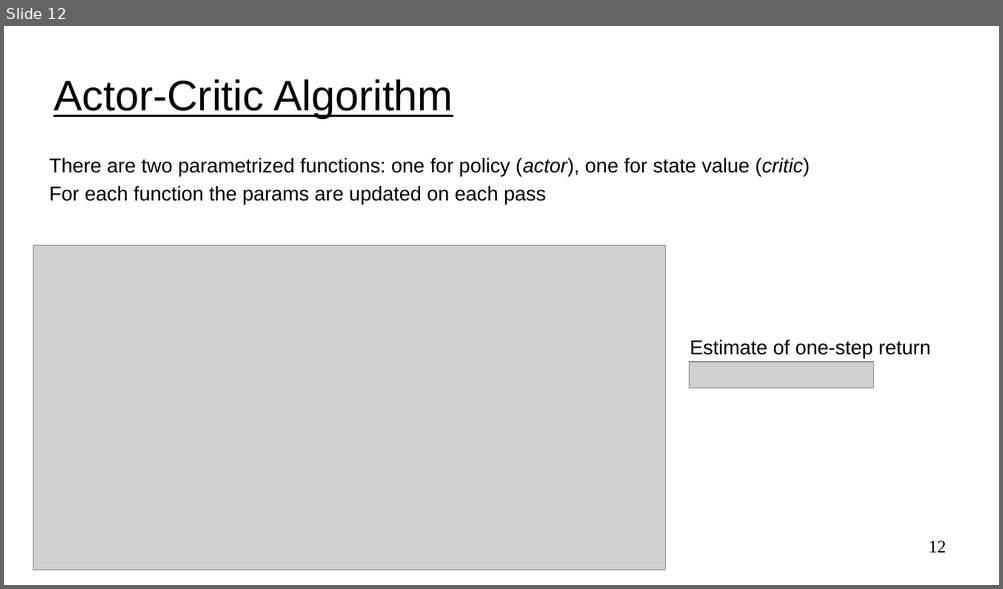
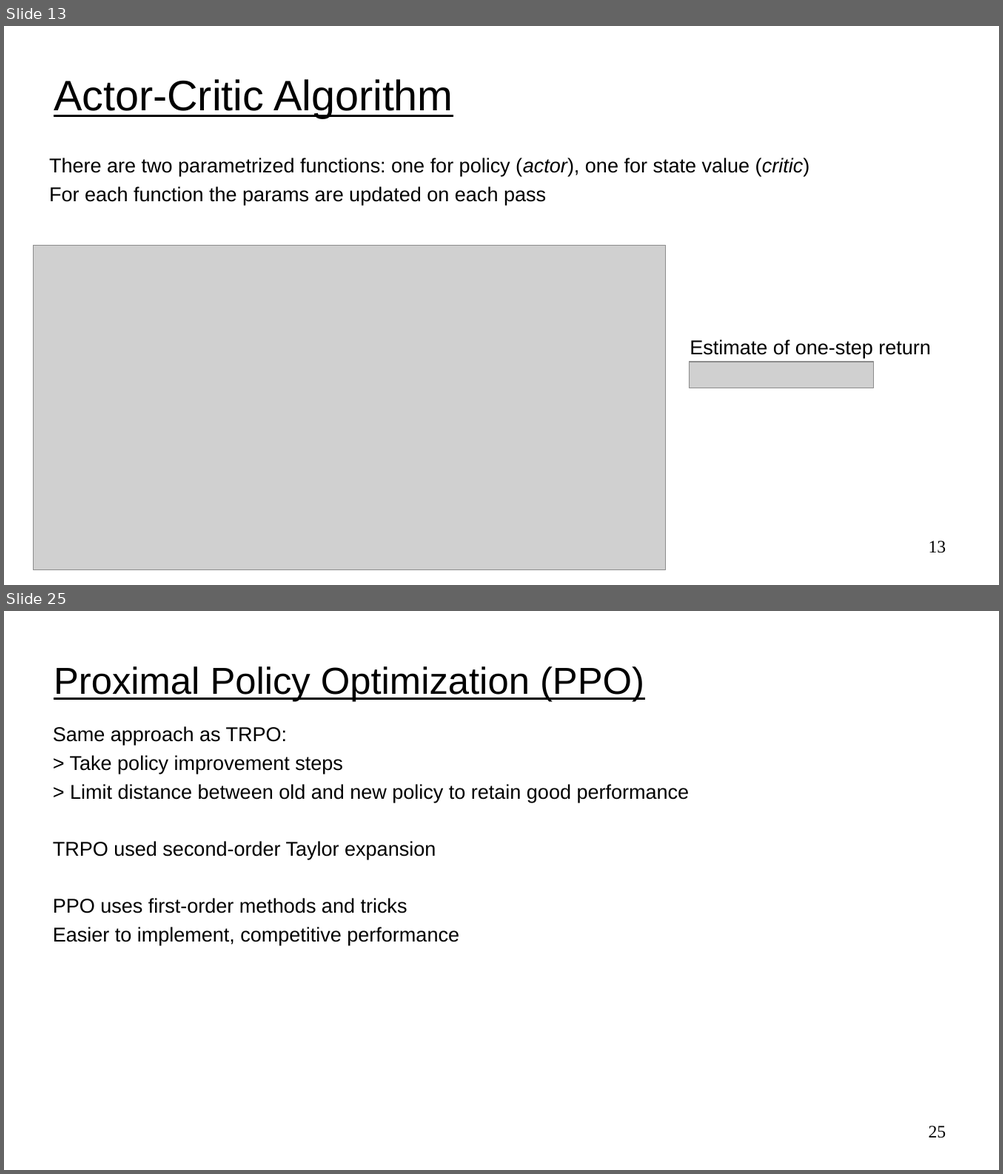
Before and after one commit to UVADS/reinforcement_learning, a slide deck: 08_policy_gradients_extensions/policy_gradients_extensions.ppt. Shown one above the other, each under a label of ours: slide 12 before the commit, slides 13 and 25 after it; the slides between them are not shown. The pictures are 1003x589 and 1003x1174 pixels, drawn with LibreOffice and Linux fonts; fonts in the diff are those of the drawing; grey boxes stand for pictures. Boxes give left, top, right and bottom in pixels: in the first picture for what was removed or moved away, otherwise in the second. Text is boxed around its words. In the diff, an @@ line names an element or a change of style, - is before the commit and + after.

Commit message:
added to pg methods and added pdf slide versions

```diff
--- a/08_policy_gradients_extensions/policy_gradients_extensions.ppt
+++ b/08_policy_gradients_extensions/policy_gradients_extensions.ppt
@@ slide 25 added at (4, 611, 999, 1170), background #FFFFFF @@
@@ title added at (54, 667, 644, 702), 30 pt, text #000000, underline @@
+Proximal Policy Optimization (PPO)
@@ text added at (53, 726, 689, 945), 16 pt, text #000000 @@
+Same approach as TRPO:
+> Take policy improvement steps
+> Limit distance between old and new policy to retain good performance
+TRPO used second-order Taylor expansion
+PPO uses first-order methods and tricks
+Easier to implement, competitive performance
@@ page number added at (928, 1126, 946, 1139), 14 pt, text #000000 @@
+25
@@ what was slide 12 is now slide 13 @@
@@ page number at (928, 541, 946, 554): text changed @@
-12
+13
```
Also in this commit, not shown: 2 slides changed, 16 other slides added, 3 other files.
